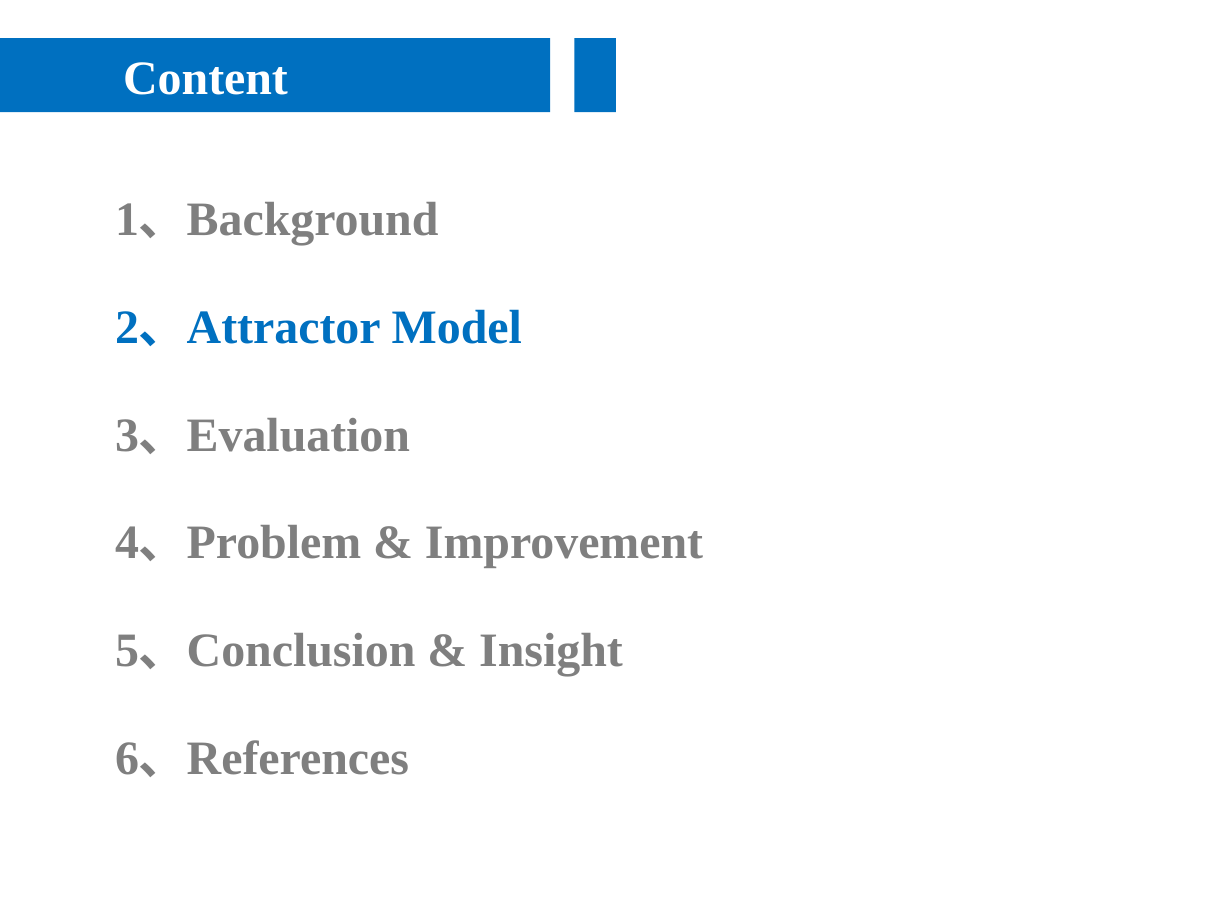
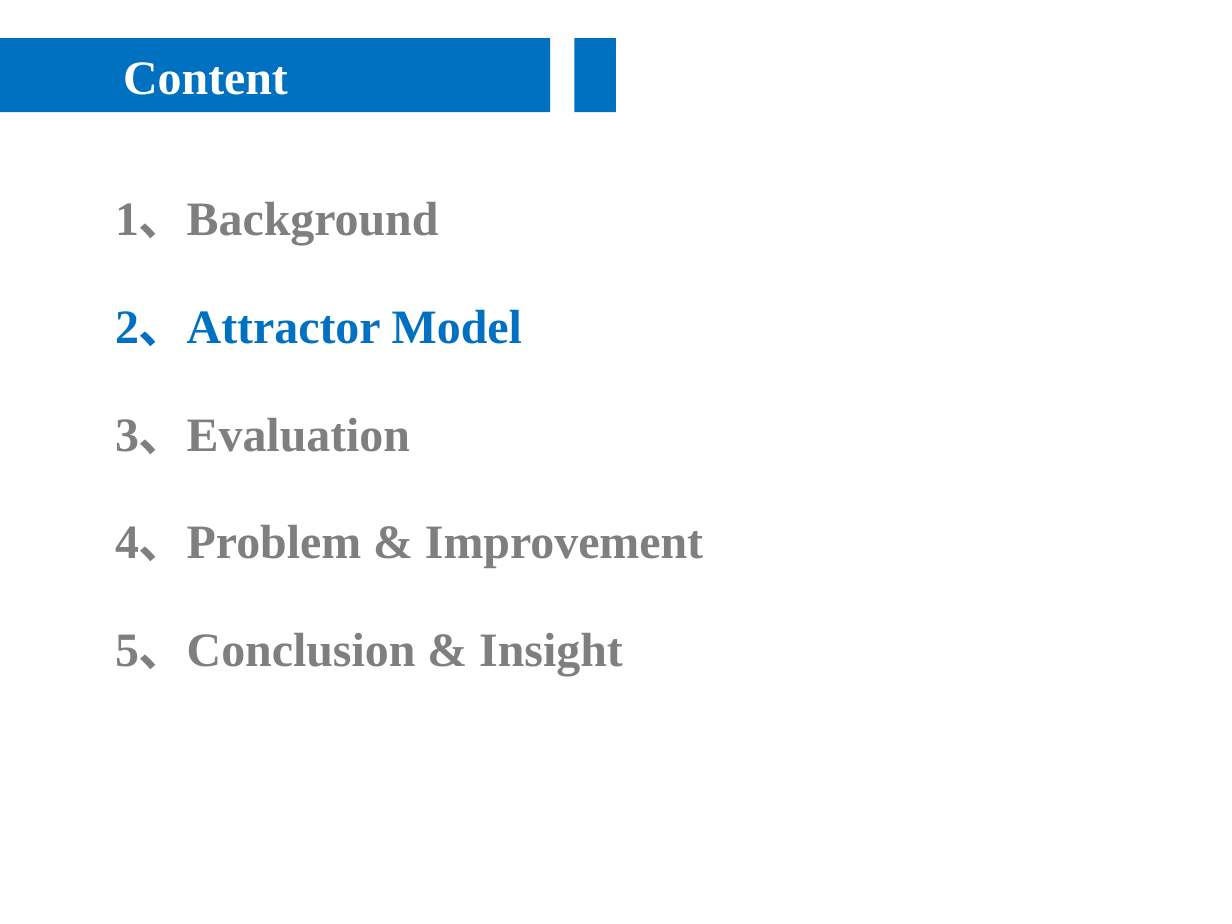
Before and after one commit to noyousjtu/Community-Detection, a slide deck: slide 8 of presentation/Community Detection.ppt (slide 4 before the commit). Drawn at 1232x924 pixels with LibreOffice and Linux fonts; fonts in the diff are those of the drawing. Boxes give left, top, right and bottom in pixels: in the first picture for what was removed or moved away, otherwise in the second. Text is boxed around its words. In the diff, an @@ line names an element or a change of style, - is before the commit and + after.

```diff
--- a/presentation/Community Detection.ppt
+++ b/presentation/Community Detection.ppt
@@ text removed at <box>115,740,409,777</box> @@
-6、References
```
Also in this commit, not shown: 9 other slides changed, 9 slides added, 2 slides removed, 1 other file.
